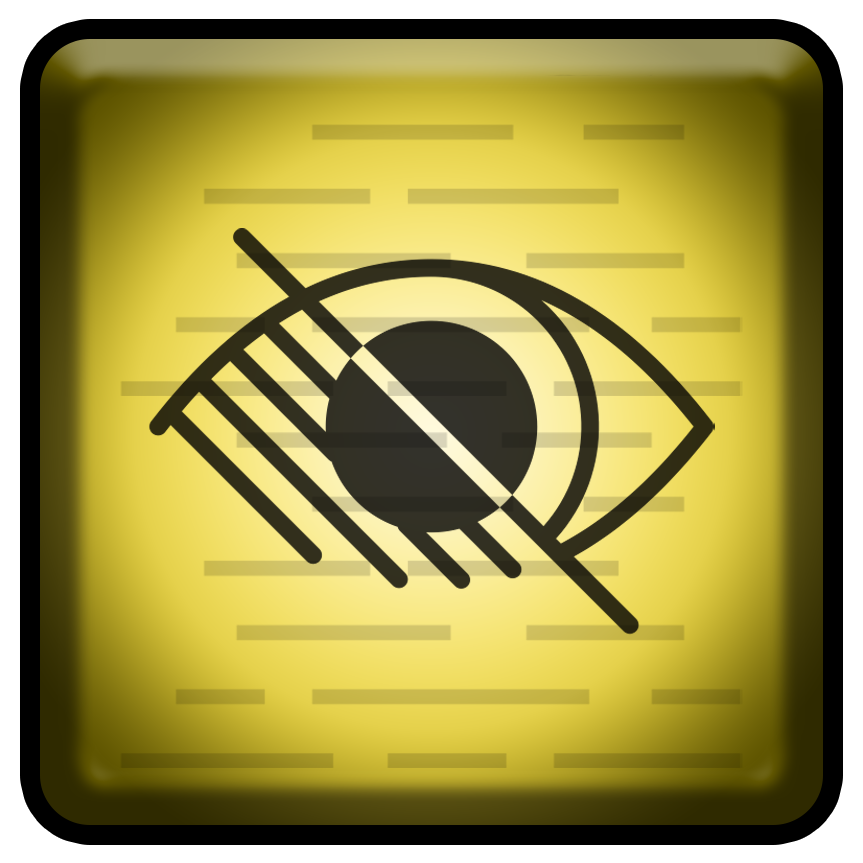
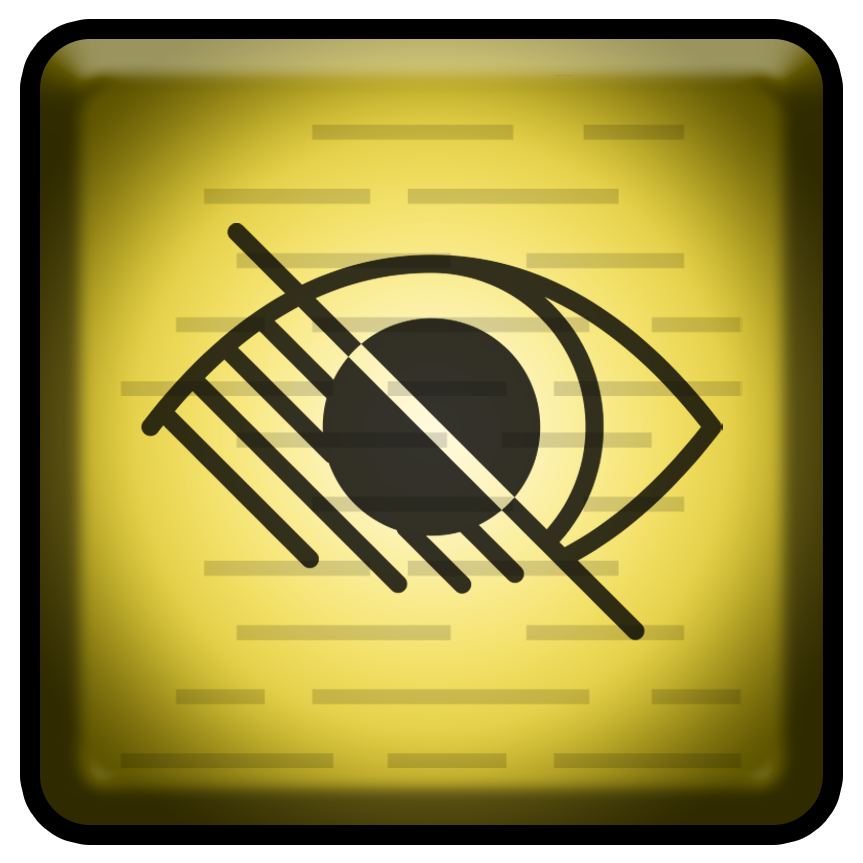
Comparing the layer stacks of the two (863, 863) images. Changes:
painted on "noun-blind-4364433" over <box>141,223,723,641</box>
